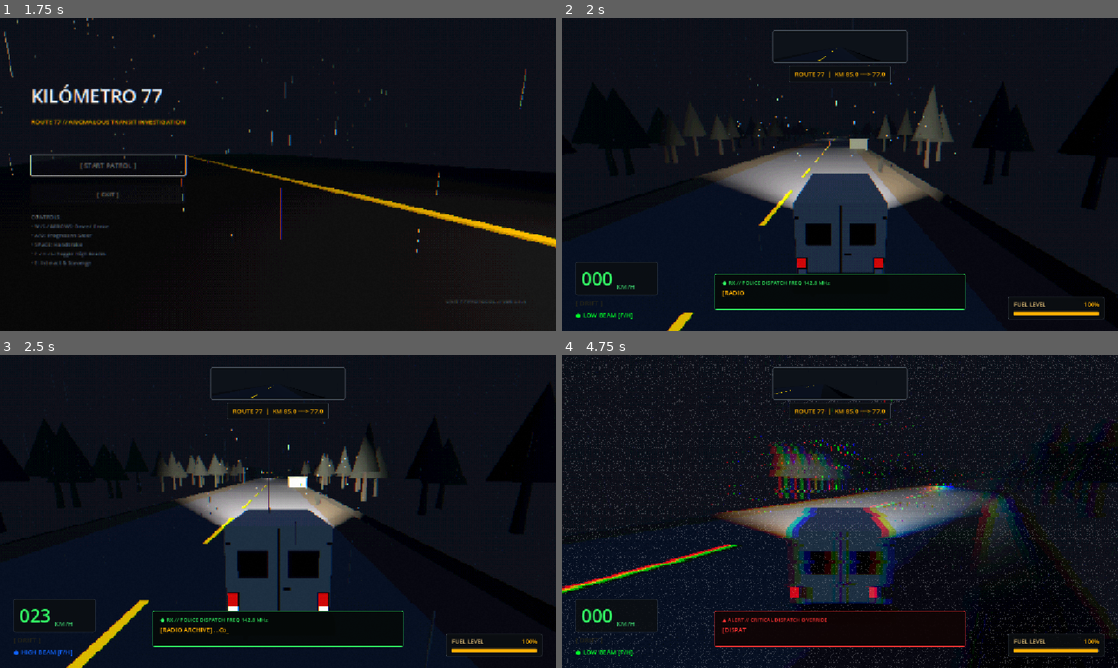
Above: before the commit, frames 1-4 (two rows, left to right).
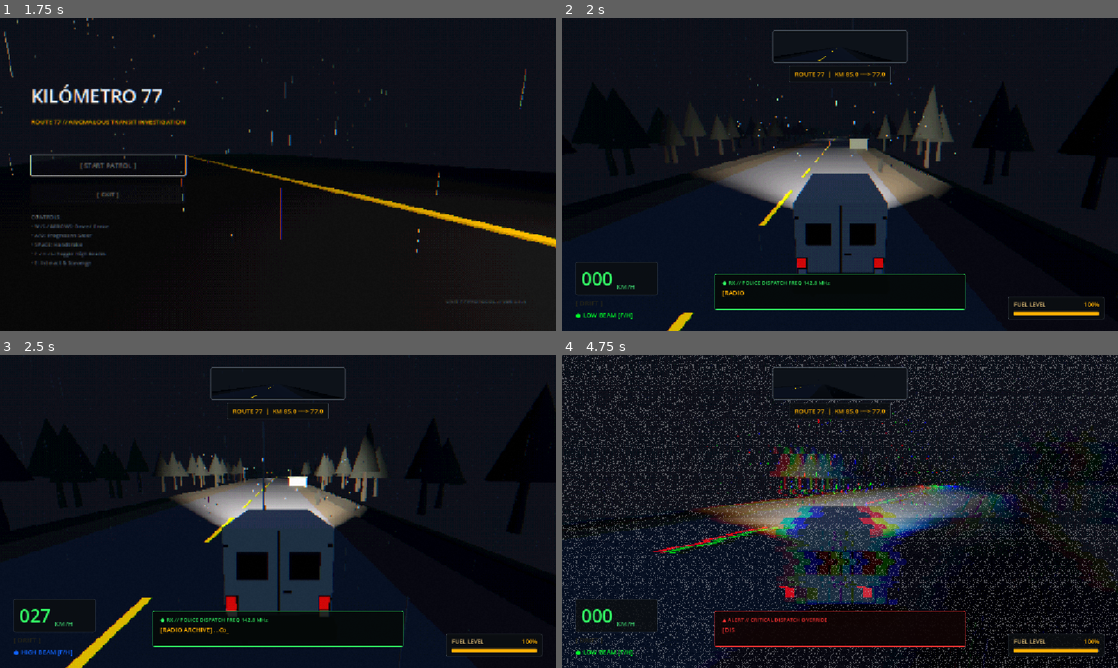
Above: after the commit, the same moments.

Repository: sebavidal10/km77
Game: Godot game, scene res://main_menu.tscn
Same seed, same stepped clock (60 frames per second), same inputs: the game is played once before the commit and once after it.
Inputs:
- Up to frame 1 (1.75 s): click "[ START PATROL ]" at 0.5 s; tap Enter at 1.25 s; hold Right (steer_right) from 1.28 s (still down); hold E (interact) from 1.28 s (still down)
- Up to frame 2 (2 s): keep holding Right (steer_right); keep holding E (interact)
- Up to frame 3 (2.5 s): release Right (steer_right) at 2.03 s; release E (interact) at 2.03 s; hold S (brake) from 2.03 s (still down); tap F (toggle_high_beams) at 2.1 s
- Up to frame 4 (4.75 s): release S (brake) at 2.78 s; hold Right (steer_right) 2.78-3.53 s; tap H at 2.85 s; hold W (accelerate) 3.53-4.28 s; tap L at 3.6 s; hold A (steer_left) from 4.28 s (still down); hold E (interact) from 4.28 s (still down)

Frame 1 is identical in both runs. In frame 2, 0.7% of the frame differs, in the area x 24-100%, y 11-89%; in frame 3, 2.2%; in frame 4, 20%, in the area x 0-100%, y 0-100%.

Commit message:
fix(physics): enable floor step climbing and tune off-road recovery torque to prevent getting stuck off-road

Diff:
--- a/road_manager.gd
+++ b/road_manager.gd
@@ -359,10 +359,10 @@
 	var turnoff := RuralTurnoff.new()
 	turnoff.name = "RuralTurnoff_%d" % total_segments_spawned
 
-	# Position at the right shoulder (X ≈ +8.5m) and yaw branch at ~30 degrees into the woods
+	# Position at the right shoulder (X ≈ +8.5m, Y = 0.5m flush with road surface) and yaw branch at ~30 degrees into the woods
 	var branch_yaw_deg: float = -30.0
 	var local_rot := Basis(Vector3.UP, deg_to_rad(branch_yaw_deg))
-	var local_offset := Vector3(8.5, 0.0, 0.0)
+	var local_offset := Vector3(8.5, 0.5, 0.0)
 
 	turnoff.transform = slice_tr * Transform3D(local_rot, local_offset)
 	segment.add_child(turnoff)
--- a/road_segment.gd
+++ b/road_segment.gd
@@ -23,11 +23,11 @@
 
 @export_group("Shoulders & Ditches")
 ## Width in meters of the flat dirt/gravel shoulder on each side of the asphalt.
-@export var shoulder_width: float = 2.4
+@export var shoulder_width: float = 2.6
 ## Depth in meters of the roadside drainage ditch channel.
-@export var ditch_depth: float = 1.2
+@export var ditch_depth: float = 0.65
 ## Width in meters of each sloped bank of the drainage ditch channel.
-@export var ditch_slope_width: float = 1.8
+@export var ditch_slope_width: float = 2.4
 
 @export_group("Guardrails")
 ## Height of lateral barrier guardrails on outer curves.
@@ -238,9 +238,10 @@
 
 		var half_road: float = road_width * 0.5
 
-		# 3. Flat Compacted Dirt/Gravel Shoulders (Bermas) on both sides
+		# 3. Flat Compacted Dirt/Gravel Shoulders (Bermas) on both sides (flush with road top at Y = +0.5)
 		var shoulder_mat := get_shoulder_material()
 		var shoulder_center_x: float = half_road + (shoulder_width * 0.5)
+		var sh_col_width: float = shoulder_width + 0.4 # Slight overlap with asphalt & ditch to eliminate seams
 
 		# Left Shoulder
 		var left_sh_mesh := BoxMesh.new()
@@ -256,7 +257,7 @@
 
 		var left_sh_col := CollisionShape3D.new()
 		var left_sh_shape := BoxShape3D.new()
-		left_sh_shape.size = Vector3(shoulder_width, road_thickness, col_box_length)
+		left_sh_shape.size = Vector3(sh_col_width, road_thickness, col_box_length + 0.25)
 		left_sh_col.name = "ShoulderLeftCol_%d" % i
 		left_sh_col.shape = left_sh_shape
 		left_sh_col.transform = Transform3D(slice_basis, slice_center + slice_basis * left_sh_local)
@@ -276,7 +277,7 @@
 
 		var right_sh_col := CollisionShape3D.new()
 		var right_sh_shape := BoxShape3D.new()
-		right_sh_shape.size = Vector3(shoulder_width, road_thickness, col_box_length)
+		right_sh_shape.size = Vector3(sh_col_width, road_thickness, col_box_length + 0.25)
 		right_sh_col.name = "ShoulderRightCol_%d" % i
 		right_sh_col.shape = right_sh_shape
 		right_sh_col.transform = Transform3D(slice_basis, slice_center + slice_basis * right_sh_local)
@@ -313,21 +314,24 @@
 		sh_area_right.body_exited.connect(_on_shoulder_area_exited)
 		add_child(sh_area_right)
 
-		# 4. Roadside Ditches (Cunetas) with Mud Drag Hazard Areas
+		# 4. Roadside Ditches (Cunetas) with Smooth Beveled Transition from Shoulder Top (Y = +0.5)
 		var ditch_mat := get_ditch_material()
-		var slope_hypot: float = sqrt(pow(ditch_slope_width, 2.0) + pow(ditch_depth, 2.0))
+		var ditch_slab_thickness: float = 0.4
+		var slope_hypot: float = sqrt(pow(ditch_slope_width, 2.0) + pow(ditch_depth, 2.0)) + 0.35
 		var slope_angle: float = atan2(ditch_depth, ditch_slope_width)
-		var down_center_y: float = -ditch_depth * 0.5
+		# Align top surface of ditch slope with top surface of road/shoulder (Y = road_thickness * 0.5 = +0.5)
+		var surface_top_y: float = road_thickness * 0.5
+		var down_center_y: float = surface_top_y - (ditch_depth * 0.5) - (ditch_slab_thickness * 0.5 * cos(slope_angle))
 
 		# Left Ditch
-		# Inner down-slope (slopes down from -9.4m to -11.2m)
+		# Inner down-slope (slopes smoothly down from shoulder edge at Y = +0.5)
 		var left_down_center_x: float = -(half_road + shoulder_width + (ditch_slope_width * 0.5))
 		var left_down_local := Vector3(left_down_center_x, down_center_y, 0.0)
 		var left_down_rot := Basis(Vector3.FORWARD, slope_angle)
 		var left_down_tr := Transform3D(slice_basis * left_down_rot, slice_center + slice_basis * left_down_local)
 
 		var left_down_mesh := BoxMesh.new()
-		left_down_mesh.size = Vector3(slope_hypot, 0.3, slice_box_length)
+		left_down_mesh.size = Vector3(slope_hypot, ditch_slab_thickness, slice_box_length)
 		left_down_mesh.material = ditch_mat
 		var left_down_inst := MeshInstance3D.new()
 		left_down_inst.name = "DitchLeftDownMesh_%d" % i
@@ -337,20 +341,20 @@
 
 		var left_down_col := CollisionShape3D.new()
 		var left_down_shape := BoxShape3D.new()
-		left_down_shape.size = Vector3(slope_hypot, 0.3, slice_box_length)
+		left_down_shape.size = Vector3(slope_hypot, ditch_slab_thickness, slice_box_length)
 		left_down_col.name = "DitchLeftDownCol_%d" % i
 		left_down_col.shape = left_down_shape
 		left_down_col.transform = left_down_tr
 		static_body.add_child(left_down_col)
 
-		# Outer up-slope (slopes up from -11.2m to -13.0m)
+		# Outer up-slope
 		var left_up_center_x: float = -(half_road + shoulder_width + ditch_slope_width + (ditch_slope_width * 0.5))
 		var left_up_local := Vector3(left_up_center_x, down_center_y, 0.0)
 		var left_up_rot := Basis(Vector3.FORWARD, -slope_angle)
 		var left_up_tr := Transform3D(slice_basis * left_up_rot, slice_center + slice_basis * left_up_local)
 
 		var left_up_mesh := BoxMesh.new()
-		left_up_mesh.size = Vector3(slope_hypot, 0.3, slice_box_length)
+		left_up_mesh.size = Vector3(slope_hypot, ditch_slab_thickness, slice_box_length)
 		left_up_mesh.material = ditch_mat
 		var left_up_inst := MeshInstance3D.new()
 		left_up_inst.name = "DitchLeftUpMesh_%d" % i
@@ -360,21 +364,21 @@
 
 		var left_up_col := CollisionShape3D.new()
 		var left_up_shape := BoxShape3D.new()
-		left_up_shape.size = Vector3(slope_hypot, 0.3, slice_box_length)
+		left_up_shape.size = Vector3(slope_hypot, ditch_slab_thickness, slice_box_length)
 		left_up_col.name = "DitchLeftUpCol_%d" % i
 		left_up_col.shape = left_up_shape
 		left_up_col.transform = left_up_tr
 		static_body.add_child(left_up_col)
 
 		# Right Ditch
-		# Inner down-slope (slopes down from +9.4m to +11.2m)
+		# Inner down-slope (slopes smoothly down from shoulder edge at Y = +0.5)
 		var right_down_center_x: float = half_road + shoulder_width + (ditch_slope_width * 0.5)
 		var right_down_local := Vector3(right_down_center_x, down_center_y, 0.0)
 		var right_down_rot := Basis(Vector3.FORWARD, -slope_angle)
 		var right_down_tr := Transform3D(slice_basis * right_down_rot, slice_center + slice_basis * right_down_local)
 
 		var right_down_mesh := BoxMesh.new()
-		right_down_mesh.size = Vector3(slope_hypot, 0.3, slice_box_length)
+		right_down_mesh.size = Vector3(slope_hypot, ditch_slab_thickness, slice_box_length)
 		right_down_mesh.material = ditch_mat
 		var right_down_inst := MeshInstance3D.new()
 		right_down_inst.name = "DitchRightDownMesh_%d" % i
@@ -384,20 +388,20 @@
 
 		var right_down_col := CollisionShape3D.new()
 		var right_down_shape := BoxShape3D.new()
-		right_down_shape.size = Vector3(slope_hypot, 0.3, slice_box_length)
+		right_down_shape.size = Vector3(slope_hypot, ditch_slab_thickness, slice_box_length)
 		right_down_col.name = "DitchRightDownCol_%d" % i
 		right_down_col.shape = right_down_shape
 		right_down_col.transform = right_down_tr
 		static_body.add_child(right_down_col)
 
-		# Outer up-slope (slopes up from +11.2m to +13.0m)
+		# Outer up-slope
 		var right_up_center_x: float = half_road + shoulder_width + ditch_slope_width + (ditch_slope_width * 0.5)
 		var right_up_local := Vector3(right_up_center_x, down_center_y, 0.0)
 		var right_up_rot := Basis(Vector3.FORWARD, slope_angle)
 		var right_up_tr := Transform3D(slice_basis * right_up_rot, slice_center + slice_basis * right_up_local)
 
 		var right_up_mesh := BoxMesh.new()
-		right_up_mesh.size = Vector3(slope_hypot, 0.3, slice_box_length)
+		right_up_mesh.size = Vector3(slope_hypot, ditch_slab_thickness, slice_box_length)
 		right_up_mesh.material = ditch_mat
 		var right_up_inst := MeshInstance3D.new()
 		right_up_inst.name = "DitchRightUpMesh_%d" % i
@@ -407,7 +411,7 @@
 
 		var right_up_col := CollisionShape3D.new()
 		var right_up_shape := BoxShape3D.new()
-		right_up_shape.size = Vector3(slope_hypot, 0.3, slice_box_length)
+		right_up_shape.size = Vector3(slope_hypot, ditch_slab_thickness, slice_box_length)
 		right_up_col.name = "DitchRightUpCol_%d" % i
 		right_up_col.shape = right_up_shape
 		right_up_col.transform = right_up_tr
--- a/van.gd
+++ b/van.gd
@@ -93,10 +93,10 @@
 @export var high_beam_pitch_deg: float = -4.5
 
 @export_group("Reverse & Coasting")
-## Maximum reverse speed in m/s (approx 45 km/h).
-@export var reverse_max_speed: float = 12.5
-## Acceleration rate when reversing.
-@export var reverse_acceleration: float = 14.0
+## Maximum reverse speed in m/s (approx 52 km/h).
+@export var reverse_max_speed: float = 14.5
+## Acceleration rate when reversing (high torque to pull out of ditches).
+@export var reverse_acceleration: float = 16.5
 ## Passive coasting slowdown rate when neither throttle nor brake is pressed.
 @export var coast_deceleration: float = 3.5
 
@@ -142,6 +142,8 @@
 @export_group("Environment & Gravity")
 ## Downward gravity acceleration.
 @export var gravity: float = 22.0
+## Maximum step/curb height (meters) the vehicle collider can climb over smoothly.
+@export var floor_max_climb_step: float = 0.35
 
 # Backward compatibility property accessors
 var acceleration: float:
@@ -287,6 +289,11 @@
 	add_to_group("player")
 	collision_layer = 1
 	collision_mask = 1
+	floor_snap_length = 0.3
+	floor_max_angle = deg_to_rad(55.0)
+	floor_stop_on_slope = false
+	floor_constant_speed = true
+	floor_block_on_wall = false
 	if visual_root:
 		_base_visual_root_y = visual_root.position.y
 	_ensure_high_beams_action()
@@ -386,13 +393,22 @@
 	# 4. Lateral grip damping & inertia preservation
 	lat_speed = _process_lateral(lat_speed, delta)
 
-	# 4b. Mud & loose shoulder surface drag when driving off-road
+	# 4b. Off-road mud & loose shoulder surface resistance:
+	# Reduce top speed when off-road, but preserve low-end wheel torque so the van can always climb back onto the road.
+	var active_throttle := Input.get_axis("brake", "accelerate")
+	var is_applying_power: bool = absf(active_throttle) > 0.05 and not is_stalled and current_fuel > 0.0
 	if in_mud_zone:
-		fwd_speed = move_toward(fwd_speed, 0.0, 16.0 * delta)
-		lat_speed = move_toward(lat_speed, 0.0, 14.0 * delta)
+		if absf(fwd_speed) > 9.5:
+			fwd_speed = move_toward(fwd_speed, signf(fwd_speed) * 9.5, 11.0 * delta)
+		elif not is_applying_power:
+			fwd_speed = move_toward(fwd_speed, 0.0, 4.0 * delta)
+		lat_speed = move_toward(lat_speed, 0.0, 7.5 * delta)
 	elif in_shoulder_zone:
-		fwd_speed = move_toward(fwd_speed, 0.0, 5.0 * delta)
-		lat_speed = move_toward(lat_speed, 0.0, 3.5 * delta)
+		if absf(fwd_speed) > 19.0:
+			fwd_speed = move_toward(fwd_speed, signf(fwd_speed) * 19.0, 6.0 * delta)
+		elif not is_applying_power:
+			fwd_speed = move_toward(fwd_speed, 0.0, 2.2 * delta)
+		lat_speed = move_toward(lat_speed, 0.0, 2.8 * delta)
 
 	# 5. Recompose horizontal velocity vector
 	var target_h_vel := (forward_dir * fwd_speed) + (right_dir * lat_speed)
@@ -406,6 +422,10 @@
 		velocity.y -= gravity * delta
 
 	move_and_slide()
+
+	# 6b. Step-climbing over road curbs/lips when re-entering asphalt from shoulder or ditch
+	if is_on_wall() and target_h_vel.length() > 0.25:
+		_try_step_climb(delta, target_h_vel)
 
 	# 7. Record post-collision forward speed for telemetry and roll calculations
 	var post_h_vel := Vector3(velocity.x, 0.0, velocity.z)
@@ -434,6 +454,20 @@
 
 	# 12. Visual suspension dynamics: longitudinal pitch, centrifugal roll, and idle shiver
 	_process_suspension_dynamics(delta, forward_speed_state)
+
+## Smoothly climbs over road curbs and shoulder ledges up to floor_max_climb_step height.
+func _try_step_climb(delta: float, desired_h_vel: Vector3) -> void:
+	var step_up := Vector3(0.0, floor_max_climb_step, 0.0)
+	if test_move(global_transform, step_up):
+		return
+	var raised_transform := global_transform.translated(step_up)
+	var step_fwd := desired_h_vel * maxf(delta, 0.016)
+	if test_move(raised_transform, step_fwd):
+		return
+	global_position += step_up + step_fwd
+	velocity.x = desired_h_vel.x
+	velocity.z = desired_h_vel.z
+	apply_floor_snap()
 
 ## Starts the vehicle shutdown and blackout sequence.
 func _start_collapse() -> void:
@@ -822,6 +856,10 @@
 			continue
 
 		var col_normal := collision.get_normal()
+		# Ignore ground, shoulder curbs, and sloped ditch banks so climbing back onto the road never scrubs speed
+		if absf(col_normal.y) > 0.25:
+			continue
+
 		var frontal_alignment := maxf(0.0, -forward_dir.dot(col_normal))
 		var impact_speed := absf(forward_speed_state) * frontal_alignment
 
@@ -1099,9 +1137,8 @@
 			# Traveling in reverse while throttle pressed: apply service brake to halt reverse
 			fwd_speed = move_toward(fwd_speed, 0.0, braking_force * delta)
 		else:
-			# Progressive acceleration curve with heavy inertia:
-			# - Heavy launch resistance at low speeds (0-15 km/h)
-			var launch_factor: float = lerpf(0.70, 1.0, clampf(fwd_speed / 4.5, 0.0, 1.0))
+			# Progressive acceleration curve with strong low-end recovery torque:
+			var launch_factor: float = lerpf(0.88, 1.0, clampf(fwd_speed / 4.5, 0.0, 1.0))
 			# - Drag taper approaching cruising (80-90 km/h) and top speed (~110 km/h)
 			var speed_ratio: float = clampf(fwd_speed / max_speed, 0.0, 1.0)
 			var drag_taper: float = clampf(1.0 - (speed_ratio * speed_ratio * 0.82), 0.18, 1.0)
--- a/van.tscn
+++ b/van.tscn
@@ -290,9 +290,9 @@
 floor_stop_on_slope = false
 floor_constant_speed = true
 floor_block_on_wall = false
-floor_max_angle = 0.872665
-floor_snap_length = 0.25
-safe_margin = 0.005
+floor_max_angle = 0.959931
+floor_snap_length = 0.3
+safe_margin = 0.008
 script = ExtResource("1_van")
 
 [node name="CollisionShape3D" type="CollisionShape3D" parent="." unique_id=2139074407]
